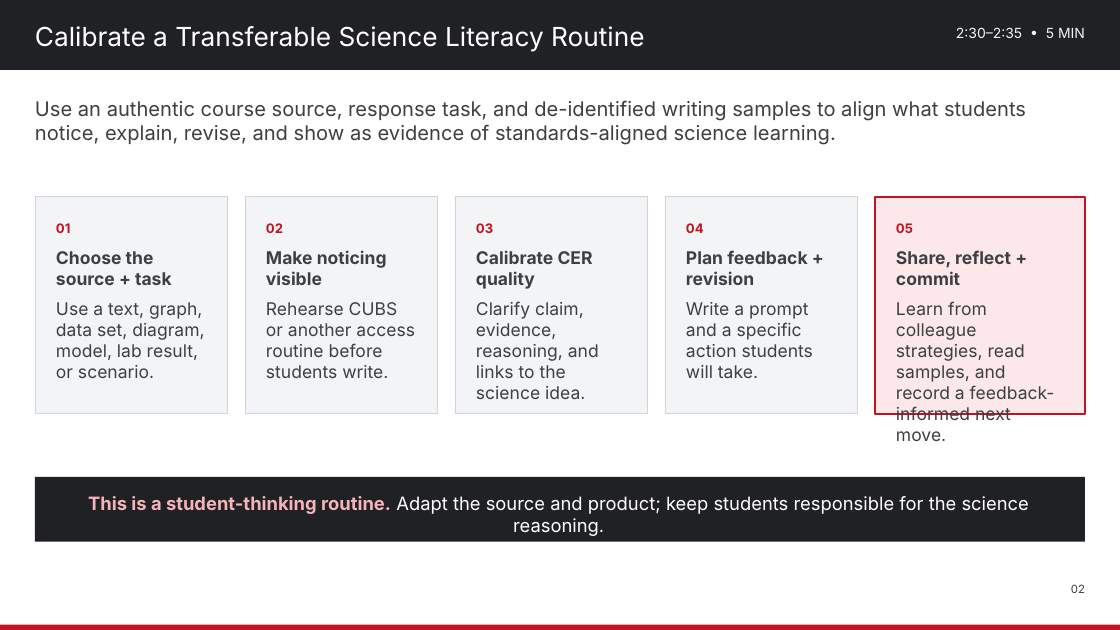
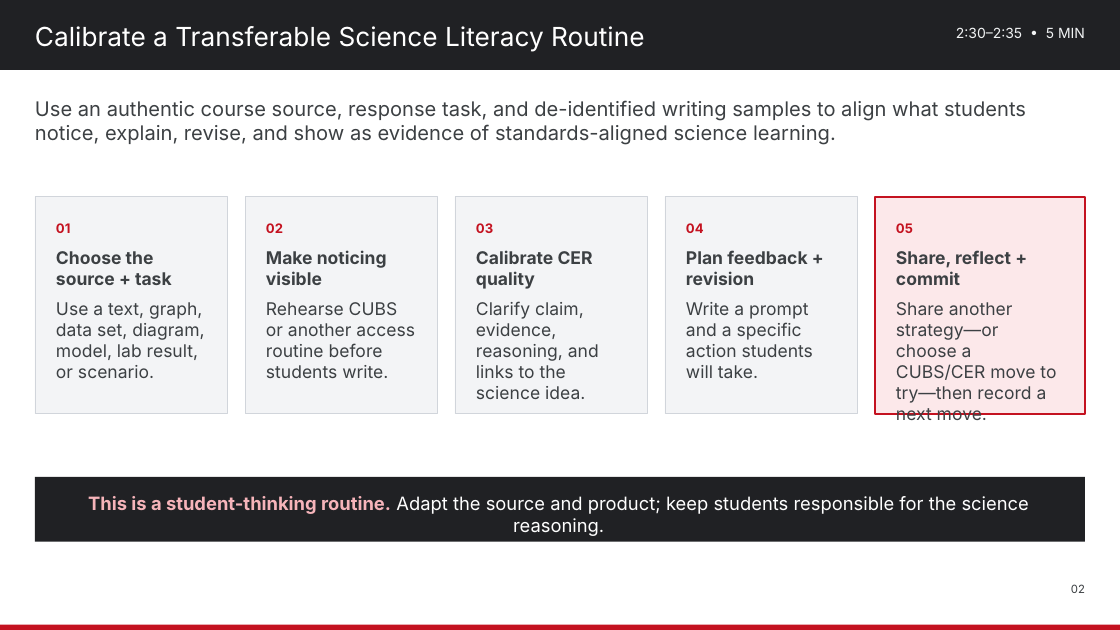
Before and after one commit to nbhs-science/nbhs-science, a slide deck: slide 2 of assets/plc/2026-10-28_Science_Department_PD_Strengthening_Science_Literacy.pptx. Drawn at 1120x630 pixels with LibreOffice and Linux fonts; fonts in the diff are those of the drawing. Boxes give left, top, right and bottom in pixels: in the first picture for what was removed or moved away, otherwise in the second. Text is boxed around its words. In the diff, an @@ line names an element or a change of style, - is before the commit and + after.

Commit message:
Align Oct. 28 PD strategy-share materials
Update the PD deck, agenda, and quick planning sheet so teachers may share existing reading/article-analysis or writing strategies, discuss what works and any challenge, or choose a CUBS/CER move to try in an upcoming lesson.

```diff
--- a/assets/plc/2026-10-28_Science_Department_PD_Strengthening_Science_Literacy.pptx
+++ b/assets/plc/2026-10-28_Science_Department_PD_Strengthening_Science_Literacy.pptx
@@ text at [896, 302, 1056, 420]: text changed @@
-Learn from colleague strategies, read samples, and record a feedback-informed next move.
+Share another strategy—or choose a CUBS/CER move to try—then record a next move.
```
Also in this commit, not shown: 2 other slides changed, 3 other files.
